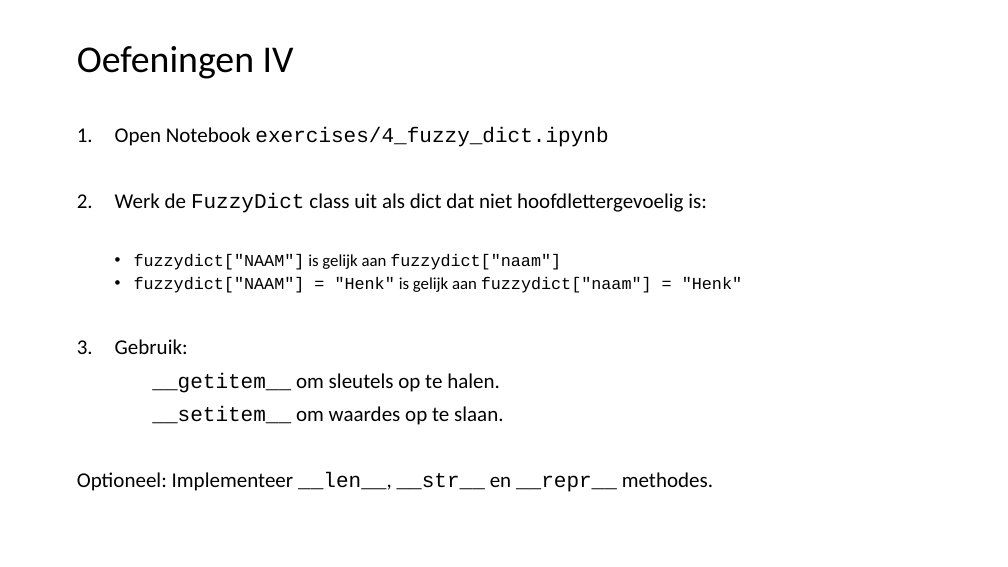
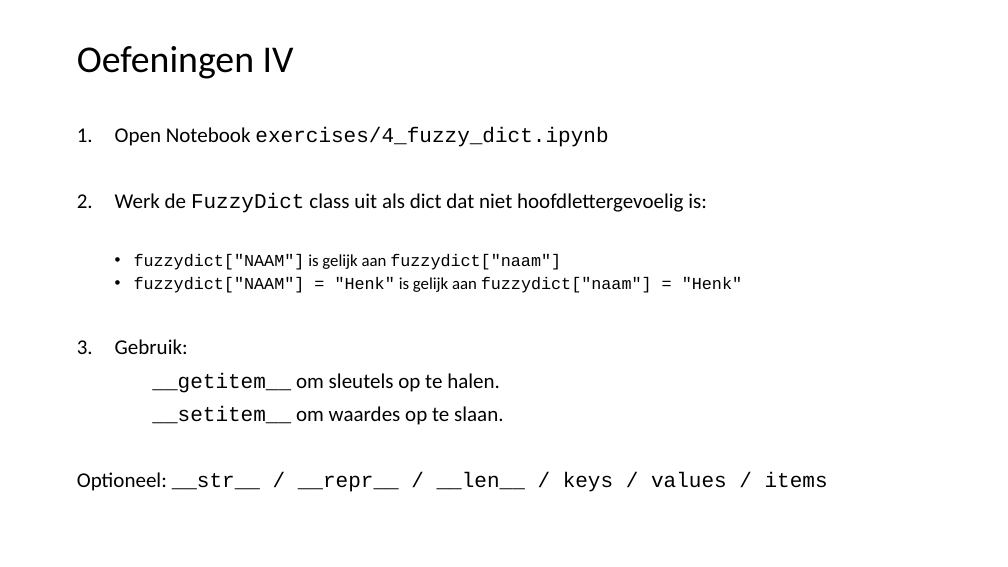
Before and after one commit to LFKoning/knowledge-sharing, a slide deck: slide 50 of python_trainees/1_basics_classes/python_traineeship_1.pptx (slide 47 before the commit). Drawn at 1008x567 pixels with LibreOffice and Linux fonts; fonts in the diff are those of the drawing. Boxes give left, top, right and bottom in pixels: in the first picture for what was removed or moved away, otherwise in the second. Text is boxed around its words. In the diff, an @@ line names an element or a change of style, - is before the commit and + after.

```diff
--- a/python_trainees/1_basics_classes/python_traineeship_1.pptx
+++ b/python_trainees/1_basics_classes/python_traineeship_1.pptx
@@ text at (77, 472, 828, 492): text changed; font Calibri to Courier New @@
-Optioneel: Implementeer __len__, __str__ en __repr__ methodes.
+Optioneel: __str__ / __repr__ / __len__ / keys / values / items
```
Also in this commit, not shown: 6 other slides changed, 5 slides added, 1 slide removed, 11 other files.
